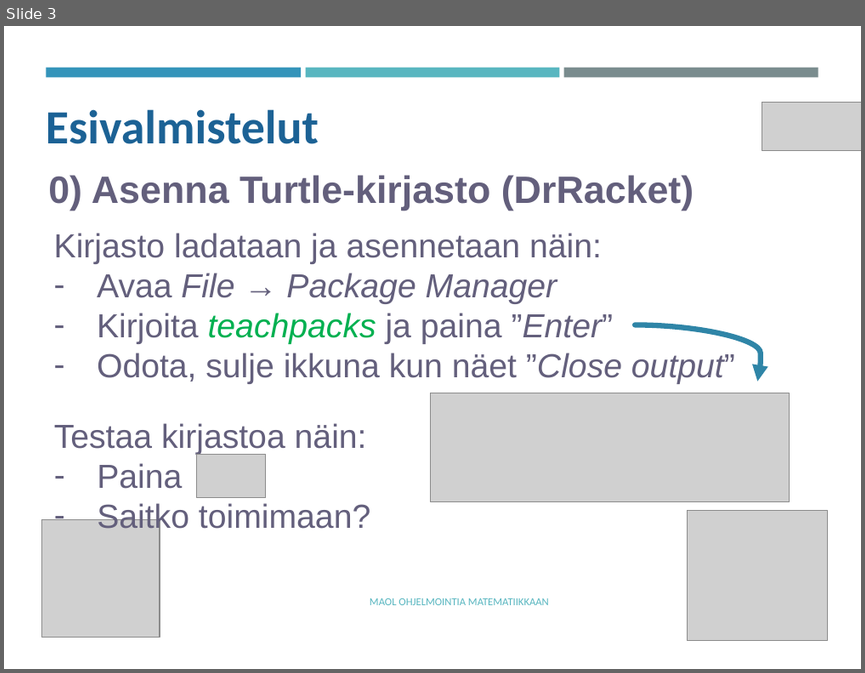
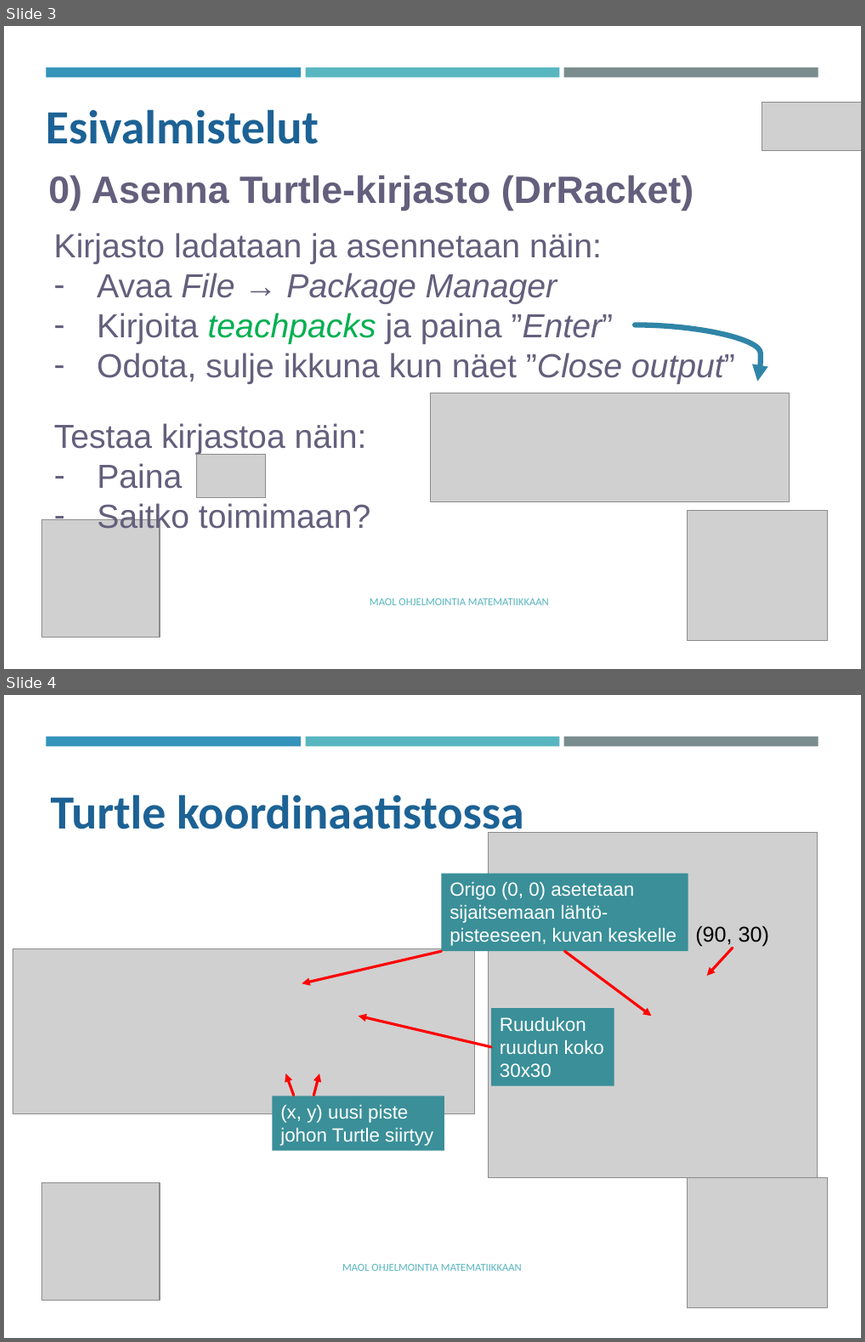
Before and after one commit to tyynetyyne/tyynetyyne.github.io, a slide deck: tehtavat/tiedostot/maol/power_point/Racket-MAOL-5-6-turtle2.pptx. Shown one above the other, each under a label of ours: slide 3 before the commit, slides 3 and 4 after it. The pictures are 865x673 and 865x1342 pixels, drawn with LibreOffice and Linux fonts; fonts in the diff are those of the drawing; grey boxes stand for pictures. Boxes give left, top, right and bottom in pixels: in the first picture for what was removed or moved away, otherwise in the second. Text is boxed around its words. In the diff, an @@ line names an element or a change of style, - is before the commit and + after.

```diff
--- a/tehtavat/tiedostot/maol/power_point/Racket-MAOL-5-6-turtle2.pptx
+++ b/tehtavat/tiedostot/maol/power_point/Racket-MAOL-5-6-turtle2.pptx
@@ slide 4 added at (4, 695, 861, 1338), background #FFFFFF; not listed: 3 template elements that a slide beside it also shows @@
@@ text added at (51, 794, 524, 840), 40 pt, text #1D6294, bold @@
+Turtle koordinaatistossa
@@ picture added at (488, 832, 818, 1178) @@
@@ rectangle added at (441, 873, 687, 951), fill #3A8F98, 16 pt, text #FFFFFF @@
+Origo (0, 0) asetetaan
+sijaitsemaan lähtö-
+pisteeseen, kuvan keskelle
@@ picture added at (13, 948, 475, 1113) @@
@@ text added at (695, 925, 769, 947), 18 pt, text #000000 @@
+(90, 30)
@@ arrow added from (732, 947) to (707, 975), #FF0000 2.25 pt @@
@@ arrow added from (441, 951) to (302, 984), #FF0000 2.25 pt @@
@@ arrow added from (564, 951) to (651, 1015), #FF0000 2.25 pt @@
@@ arrow added from (492, 1047) to (358, 1015), #FF0000 2.25 pt @@
@@ rectangle added at (492, 1008, 615, 1086), fill #3A8F98, 16 pt, text #FFFFFF @@
+Ruudukon
+ruudun koko
+30x30
@@ arrow added from (294, 1095) to (286, 1074), #FF0000 2.25 pt @@
@@ arrow added from (313, 1095) to (319, 1074), #FF0000 2.25 pt @@
@@ rectangle added at (273, 1096, 444, 1151), fill #3A8F98, 16 pt, text #FFFFFF @@
+(x, y) uusi piste
+johon Turtle siirtyy
@@ picture added at (687, 1178, 828, 1307) @@
@@ picture added at (41, 1183, 159, 1300) @@
@@ text added at (342, 1264, 522, 1270), 9 pt, text #58B6C0 @@
+MAOL OHJELMOINTIA MATEMATIIKKAAN
```
Also in this commit, not shown: 1 other slide added, 3 other files.
